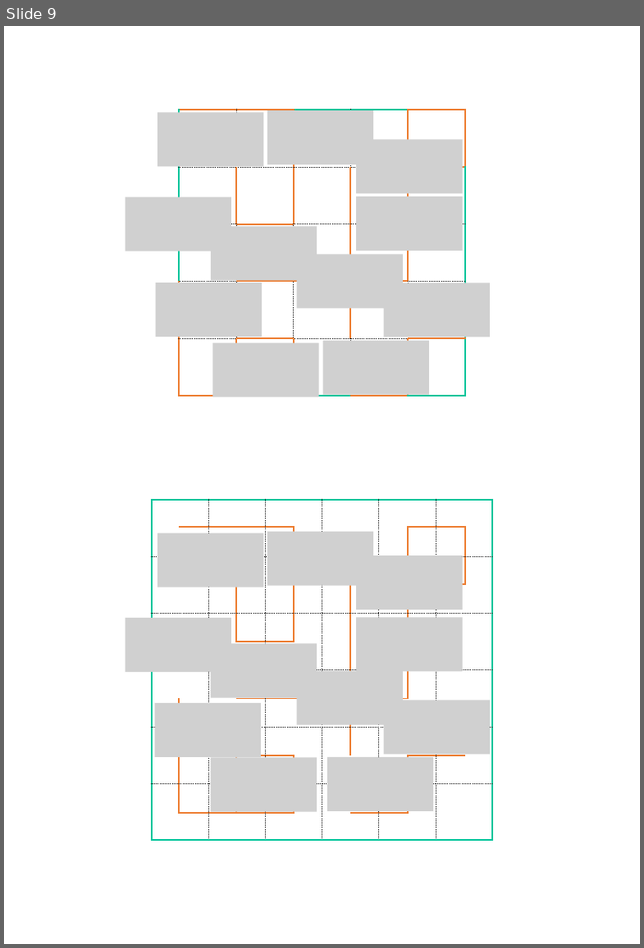
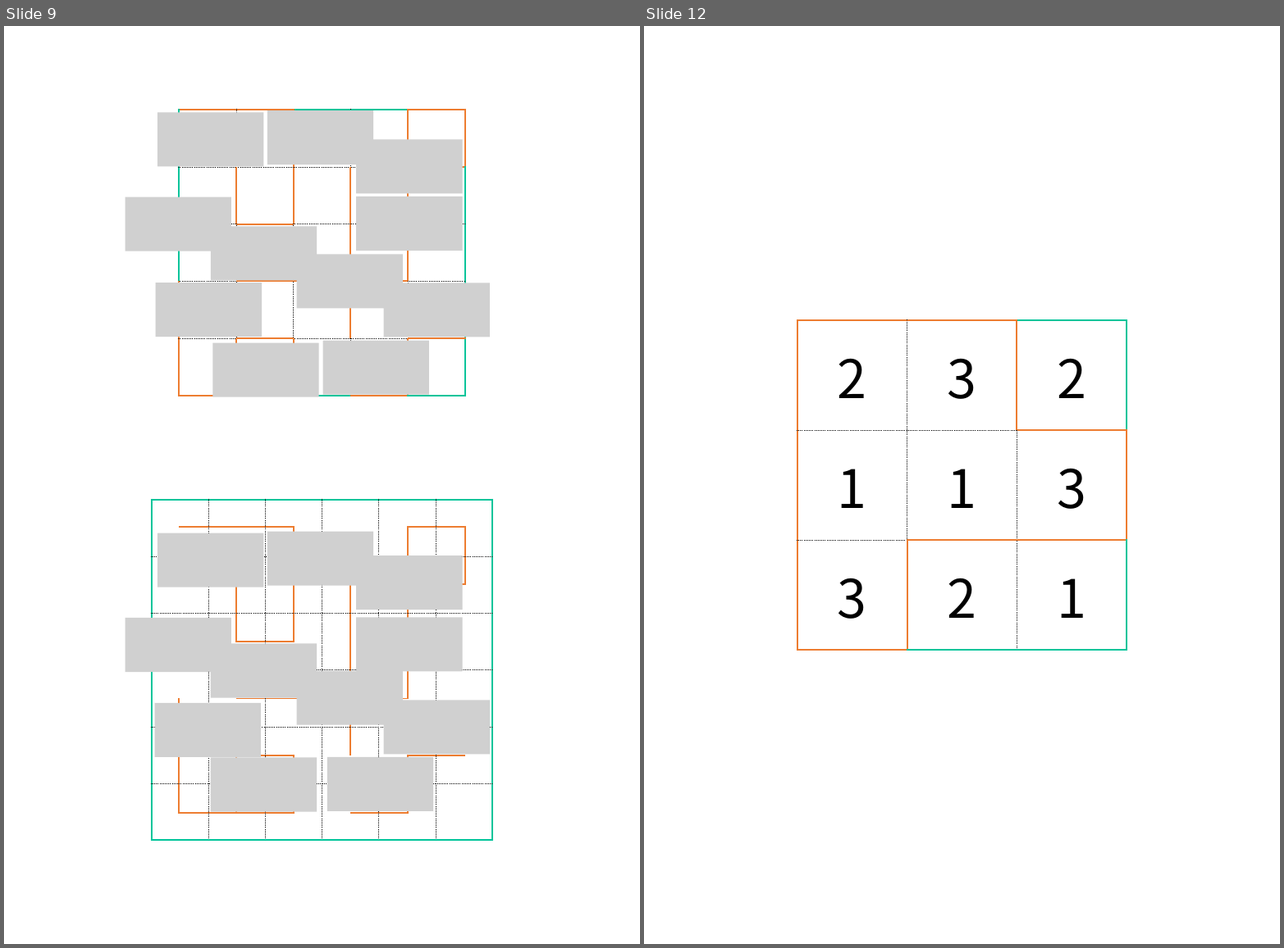
Before and after one commit to itkmaingit/Graduation_Thesis, a slide deck: making/forSVG.pptx. Shown side by side, each under a label of ours: slide 9 before the commit, slides 9 and 12 after it; the slides between them are not shown. The pictures are 644x948 and 1284x948 pixels, drawn with LibreOffice and Linux fonts; fonts in the diff are those of the drawing; grey boxes stand for pictures. Boxes give left, top, right and bottom in pixels: in the first picture for what was removed or moved away, otherwise in the second. Text is boxed around its words. In the diff, an @@ line names an element or a change of style, - is before the commit and + after.

```diff
--- a/making/forSVG.pptx
+++ b/making/forSVG.pptx
@@ slide 12 added at <box>644,26,1280,944</box>, background #FFFFFF @@
@@ table added at <box>688,210,1234,759</box>, 5 rows, 5 columns @@
+ |  |  |  | 
+ | 2 | 3 | 2 | 
+ | 1 | 1 | 3 | 
+ | 3 | 2 | 1 | 
+ |  |  |  | 
```
Also in this commit, not shown: 2 other slides added, 23 other files.
